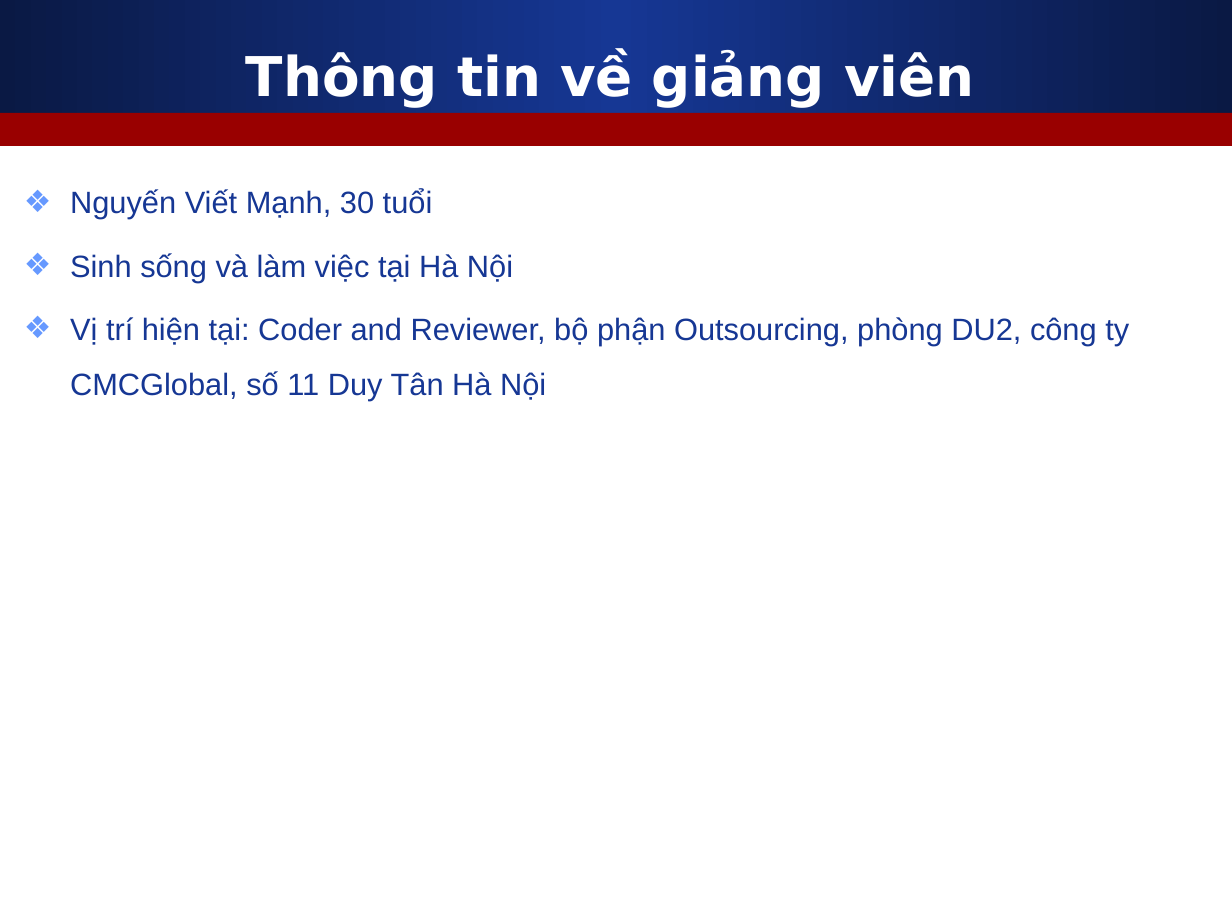
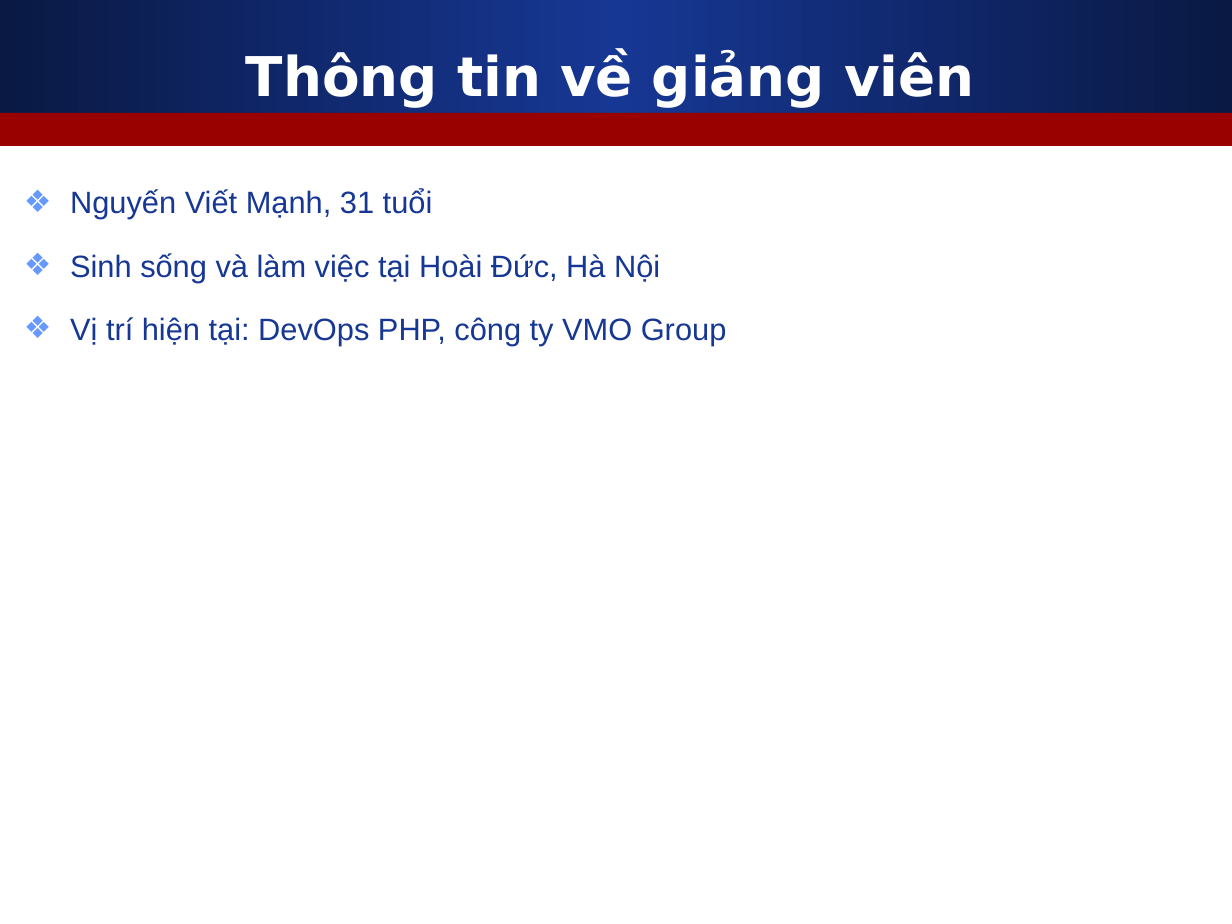
Before and after one commit to nguyenvietmanhit/php1220e2, a slide deck: slide 3 of Day01_Software_Setup_And_Git_And_HTML/Slides/1_Gioi_thieu_khoa_hoc.ppt. Drawn at 1232x924 pixels with LibreOffice and Linux fonts; fonts in the diff are those of the drawing. Boxes give left, top, right and bottom in pixels: in the first picture for what was removed or moved away, otherwise in the second. Text is boxed around its words. In the diff, an @@ line names an element or a change of style, - is before the commit and + after.

```diff
--- a/Day01_Software_Setup_And_Git_And_HTML/Slides/1_Gioi_thieu_khoa_hoc.ppt
+++ b/Day01_Software_Setup_And_Git_And_HTML/Slides/1_Gioi_thieu_khoa_hoc.ppt
@@ text at (x1=70, y1=189, x2=727, y2=345): text changed @@
-❖ Nguyến Viết Mạnh, 30 tuổi
-❖ Sinh sống và làm việc tại Hà Nội
-❖ Vị trí hiện tại: Coder and Reviewer, bộ phận Outsourcing, phòng DU2, công ty CMCGlobal, số 11 Duy Tân Hà Nội
+❖ Nguyến Viết Mạnh, 31 tuổi
+❖ Sinh sống và làm việc tại Hoài Đức, Hà Nội
+❖ Vị trí hiện tại: DevOps PHP, công ty VMO Group
```
Also in this commit, not shown: 2 other slides changed, 1 slide removed.
